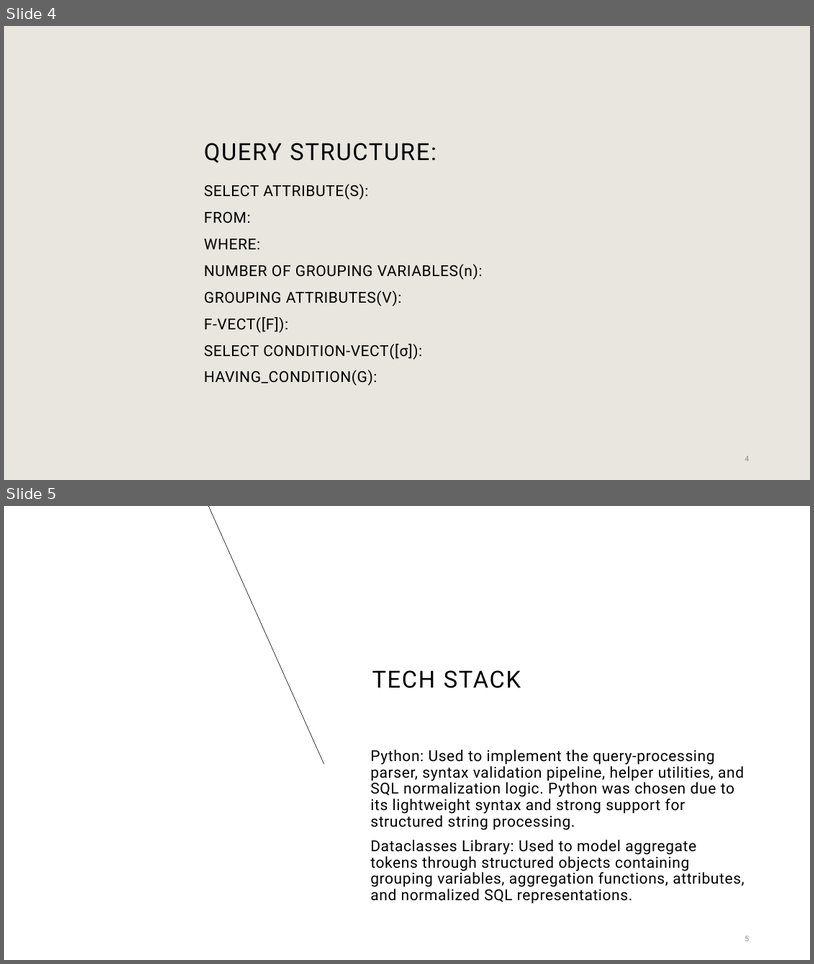
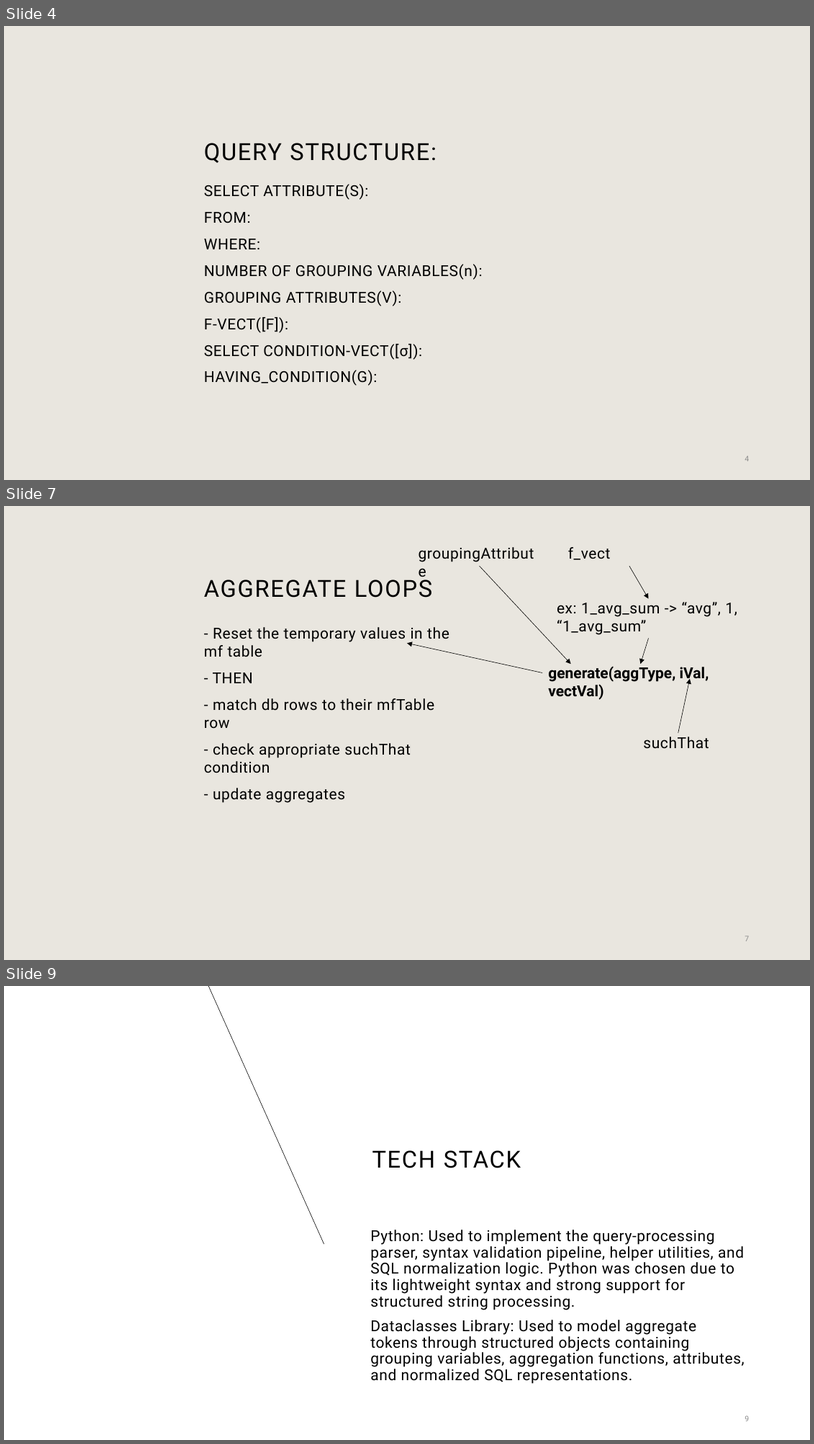
Before and after one commit to Dawnday91/CS_562_query_processing_engine, a slide deck: Team Amaan Presents.pptx. Shown one above the other, each under a label of ours: slides 4 and 5 before the commit, slides 4, 7 and 9 after it; the slides between them are not shown. The pictures are 814x964 and 814x1444 pixels, drawn with LibreOffice and Linux fonts; fonts in the diff are those of the drawing; background and template pictures are left out. Boxes give left, top, right and bottom in pixels: in the first picture for what was removed or moved away, otherwise in the second. Text is boxed around its words. In the diff, an @@ line names an element or a change of style, - is before the commit and + after.

```diff
--- a/Team Amaan Presents.pptx
+++ b/Team Amaan Presents.pptx
@@ slide 7 added at (4, 506, 810, 960), background #E9E6DF @@
@@ text added at (412, 543, 548, 566), 18 pt, text #000000 @@
+groupingAttribute
@@ text added at (568, 547, 611, 560), 18 pt, text #000000 @@
+f_vect
@@ arrow added from (480, 566) to (571, 664), #000000 0.5 pt @@
@@ arrow added from (630, 566) to (649, 599), #000000 0.5 pt @@
@@ title added at (204, 576, 432, 597), 28 pt, text #000000 @@
+AGGREGATE LOOPS
@@ text added at (557, 602, 738, 635), 18 pt, text #000000 @@
+ex: 1_avg_sum -> “avg”, 1, “1_avg_sum”
@@ text added at (204, 627, 450, 803), 18 pt, text #000000 @@
+- Reset the temporary values in the mf table
+- THEN
+- match db rows to their mfTable row
+- check appropriate suchThat condition
+- update aggregates
@@ arrow added from (543, 673) to (407, 644), #000000 0.5 pt @@
@@ arrow added from (649, 638) to (641, 664), #000000 0.5 pt @@
@@ text added at (548, 666, 710, 700), 18 pt, text #000000, bold @@
+generate(aggType, iVal, vectVal)
@@ arrow added from (679, 733) to (690, 679), #000000 0.5 pt @@
@@ text added at (643, 736, 709, 749), 18 pt, text #000000 @@
+suchThat
@@ page number added at (745, 935, 749, 941), 9 pt, text #8C8C8C @@
+7
@@ what was slide 5 is now slide 9 @@
```
Also in this commit, not shown: 1 slide changed, 3 other slides added, 1 other file.
